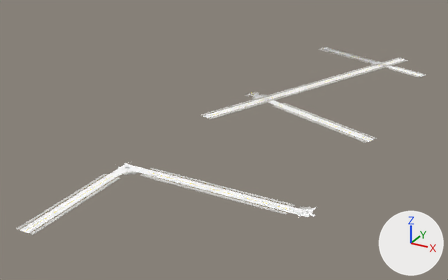
Two versions of the glTF model game/assets/city/roads/roads_-5_0.gltf, one commit apart.
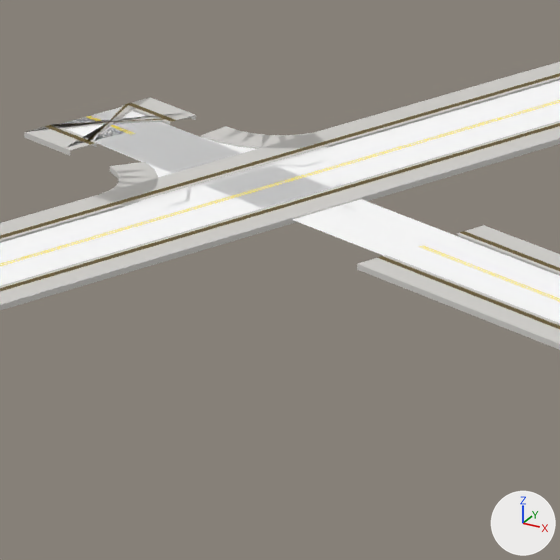
The first picture shows the older version from a 50 mm camera at (-1924.0, -745.0, 213.0) aimed at (-2177.0, -286.0, -16.0). The close-ups show the older and then the newer version on the part from 54% to 65% of the width and 30% to 47% of the height of that picture. Only the edits that show in the close-ups are written down. Lighting does not change. The marker at lower right points along +X, +Y and +Z. Objects named as collision shapes, trigger or cutter boxes, shadow casters or lower levels of detail are left out. Vertices at exactly the same position are counted once.

Names of what the first close-up shows: 'roads_-5_0_Road_Tactile_Strip', 'roads_-5_0_SH_kerb', 'roads_-5_0_SH_road_marking_white', 'roads_-5_0_SH_road_marking_yellow', 'roads_-5_0_SH_sidewalk', 'roads_-5_0_SH_wet_asphalt'.
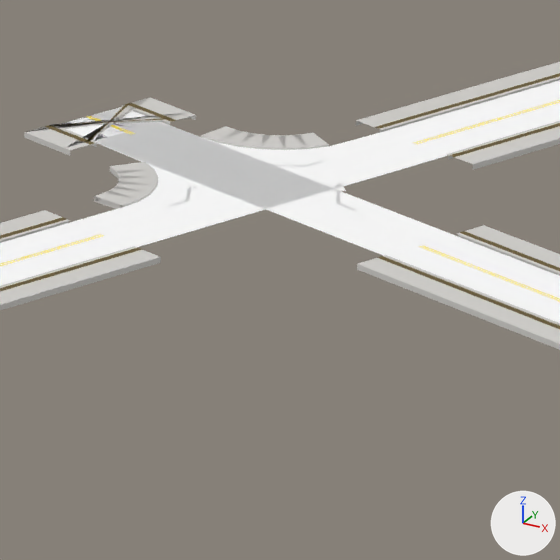
Location of each change, [x1, y1, x2, y2] in pixels of the close-ups (560 x 560 px):
part 1 of me_roads__5_0_road_tactile_strip, deleted: before [63, 127, 454, 249]
part 2 of me_roads__5_0_sh_kerb, deleted: before [121, 144, 447, 247]
part 3 of me_roads__5_0_sh_road_marking_yellow, deleted: before [101, 143, 415, 236]
part 4 of me_roads__5_0_sh_sidewalk, deleted: before [47, 135, 473, 262]

Edits to the bpy script that builds the scene:
```text
Change me_roads__5_0_road_tactile_strip:
    used by ob_roads__5_0_road_tactile_strip; location = (0.0, 0.0, 0.0)
    remove me_roads__5_0_road_tactile_strip.from_pydata(...)  # 588 vertices, 556 faces; spans x -2205.0..-2046.0, y -508.0..5.0, z 0.0
    add me_roads__5_0_road_tactile_strip.from_pydata(...)  # 552 vertices, 512 faces; spans x -2205.0..-2046.0, y -508.0..5.0, z 0.0
    me_roads__5_0_road_tactile_strip part 1: 20 vertices removed from x -2181.0..-2162.0, y -223.0..-197.0, z 0.0
    other edits to the shape of me_roads__5_0_road_tactile_strip do not show in these pictures
Change me_roads__5_0_sh_kerb:
    used by ob_roads__5_0_sh_kerb; location = (0.0, 0.0, 0.0)
    remove me_roads__5_0_sh_kerb.from_pydata(...)  # 1110 vertices, 1400 faces; spans x -2204.0..-2046.0, y -508.0..4.0, z 0.0
    add me_roads__5_0_sh_kerb.from_pydata(...)  # 1056 vertices, 1312 faces; spans x -2204.0..-2046.0, y -508.0..4.0, z 0.0
    me_roads__5_0_sh_kerb part 2: 30 vertices removed from x -2180.0..-2163.0, y -223.0..-197.0, z 0.0
    other edits to the shape of me_roads__5_0_sh_kerb do not show in these pictures
Change me_roads__5_0_sh_road_marking_yellow:
    used by ob_roads__5_0_sh_road_marking_yellow; location = (0.0, 0.0, 0.0)
    remove me_roads__5_0_sh_road_marking_yellow.from_pydata(...)  # 588 vertices, 556 faces; spans x -2200.0..-2048.0, y -508.0..1.0, z 0.0
    add me_roads__5_0_sh_road_marking_yellow.from_pydata(...)  # 552 vertices, 512 faces; spans x -2200.0..-2048.0, y -508.0..1.0, z 0.0
    me_roads__5_0_sh_road_marking_yellow part 3: 20 vertices removed from x -2176.0..-2167.0, y -221.0..-199.0, z 0.0
    other edits to the shape of me_roads__5_0_sh_road_marking_yellow do not show in these pictures
Change me_roads__5_0_sh_sidewalk:
    used by ob_roads__5_0_sh_sidewalk; location = (0.0, 0.0, 0.0)
    remove me_roads__5_0_sh_sidewalk.from_pydata(...)  # 1170 vertices, 1400 faces; spans x -2207.0..-2045.0, y -508.0..7.0, z 0.0
    add me_roads__5_0_sh_sidewalk.from_pydata(...)  # 1116 vertices, 1312 faces; spans x -2207.0..-2045.0, y -508.0..7.0, z 0.0
    me_roads__5_0_sh_sidewalk part 4: 30 vertices removed from x -2183.0..-2160.0, y -224.0..-196.0, z 0.0
    other edits to the shape of me_roads__5_0_sh_sidewalk do not show in these pictures
```
